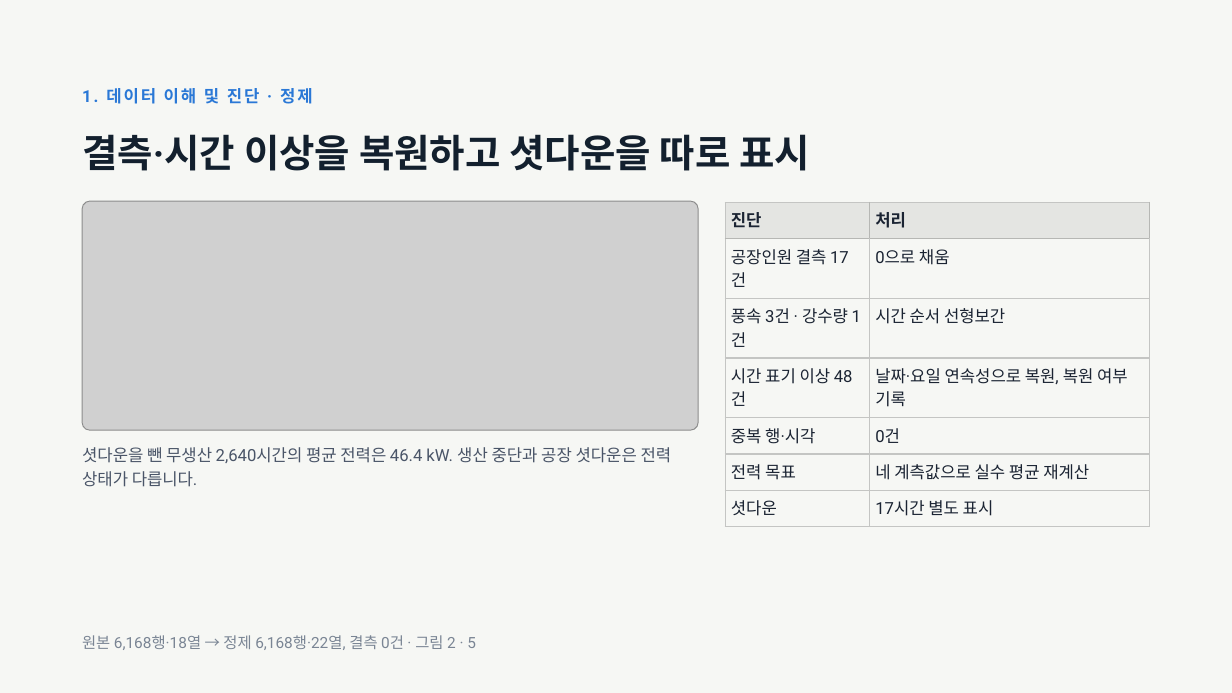
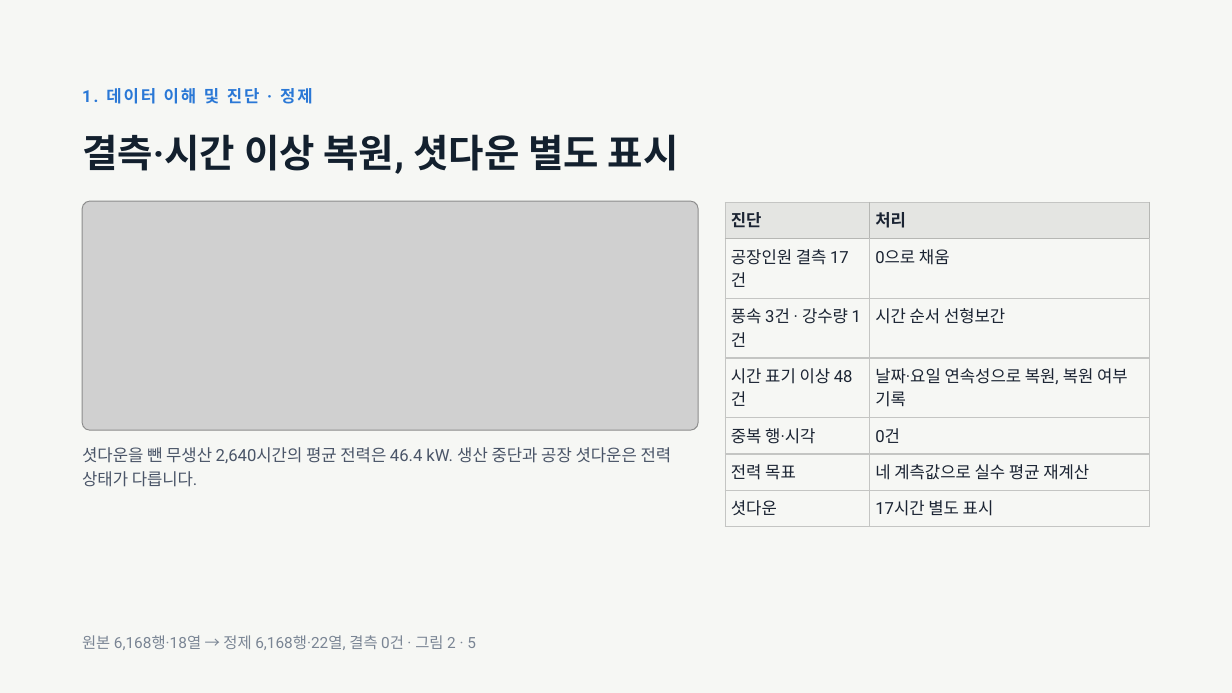
Before and after one commit to jgi0117/KAMP-Competition, a slide deck: slide 5 of docs/presentation/OKM 전력 피크 예측 발표.pptx. Drawn at 1232x693 pixels with LibreOffice and Linux fonts; fonts in the diff are those of the drawing; grey boxes stand for pictures. Boxes give left, top, right and bottom in pixels: in the first picture for what was removed or moved away, otherwise in the second. Text is boxed around its words. In the diff, an @@ line names an element or a change of style, - is before the commit and + after.

```diff
--- a/docs/presentation/OKM 전력 피크 예측 발표.pptx
+++ b/docs/presentation/OKM 전력 피크 예측 발표.pptx
@@ title at (82, 134, 679, 174): text changed @@
-결측·시간 이상을 복원하고 셧다운을 따로 표시
+결측·시간 이상 복원, 셧다운 별도 표시
```
Also in this commit, not shown: 12 other slides changed.
